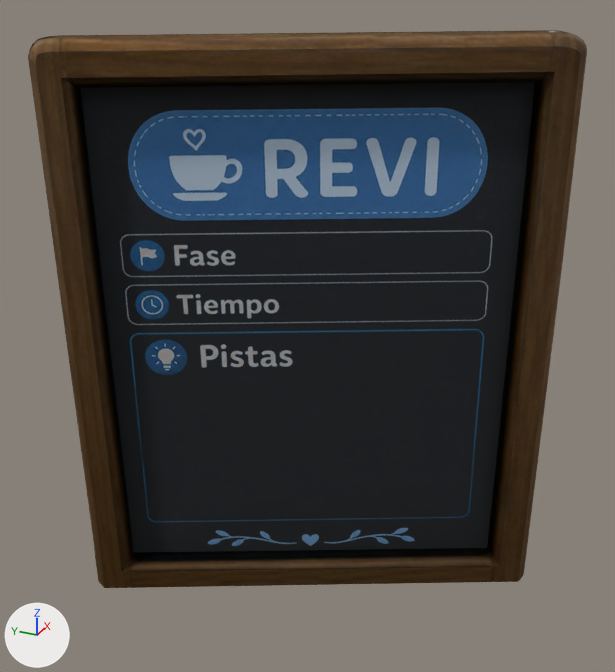
A saved change to the glTF model pizarrabb.glb.
Before and after are seen from a camera (50 mm lens) standing at (-0.357, -0.167, 0.232) and looking at (-0.009, -0.011, 0.058). The axes (+X, +Y, +Z) are drawn at lower left. The lights are the same throughout. The first picture is the older version.

The scene before the commit, as lines of its bpy script (objects in view):
```python
mat_02___defaultqwvxcbcxvbre = principled_material('02 - Defaultqwvxcbcxvbre')
mat_02___defaultqwvxcbcxvbre.texture = img_pizarra_marco
mat_02___defaultqwvxcbcxvbre.metallic = 1.0
mat_02___defaultqwvxcbcxvbre.roughness = 0.859
me_mesh_004 = bpy.data.meshes.new('Mesh.004')
me_mesh_004.from_pydata(...)  # 354 vertices, 702 faces; spans x -143.0..146.0, y -171.0..176.0, z -9.0..11.0
# faces by material slot: [2, 700]
me_mesh_004.materials.append(mat_material_pizarra)
me_mesh_004.materials.append(mat_02___defaultqwvxcbcxvbre)  # picture img_pizarra_marco
ob_plane001_001 = bpy.data.objects.new('Plane001.001', me_mesh_004)
ob_plane001_001.location = (-0.0099, -0.011, 0.053)
ob_plane001_001.rotation_euler = (1.567, -0.00765, -1.134)  # degrees (90, -0.4, -65)
ob_plane001_001.scale = (0.000827, 0.000827, 0.000827)
```
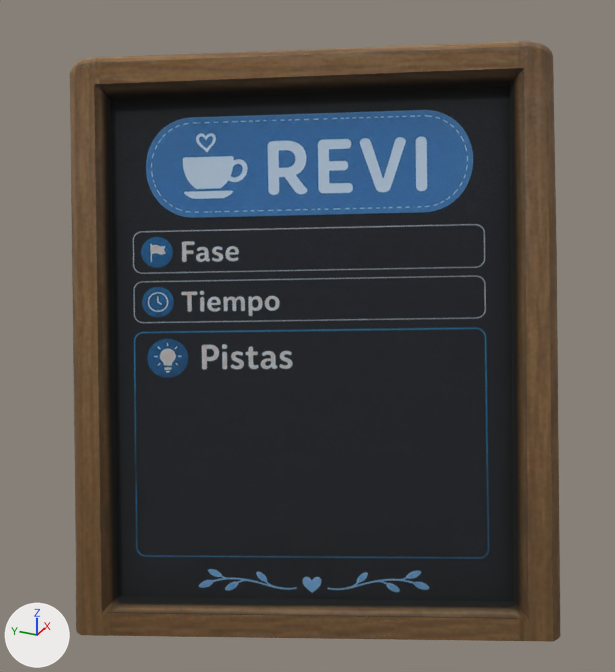
Pixel boxes (x1, y1, x2, y2) of what changed, in the pictures (615 x 672 px):
'Plane001.001', surface changed, turned
    before: (28, 30, 587, 588)
    after: (70, 41, 560, 642)

The edits, one by one:
In material '02 - Defaultqwvxcbcxvbre' (mat_02___defaultqwvxcbcxvbre), metallic goes from 1.0 to 0.0.
Object 'Plane001.001' (ob_plane001_001) turns from (90, -0.4, -65) to (66, -2.4, -69) degrees about x, y and z.
